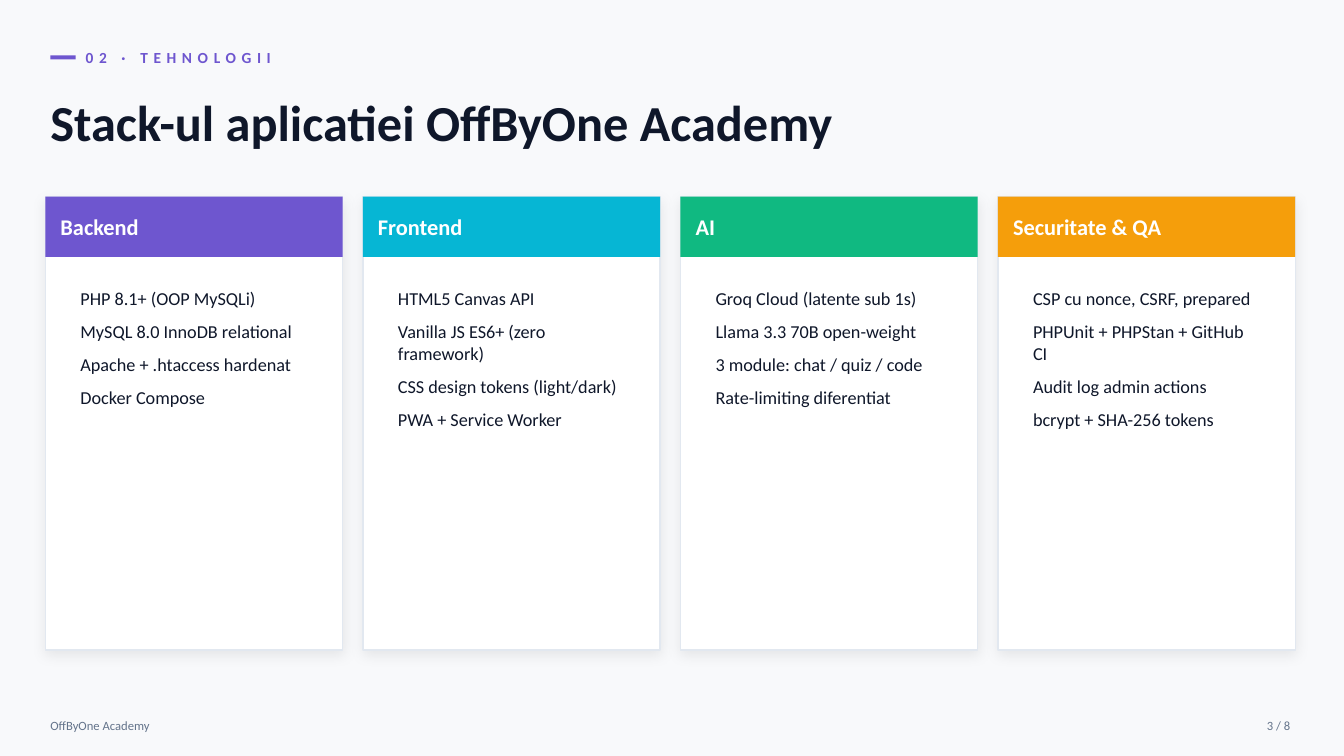
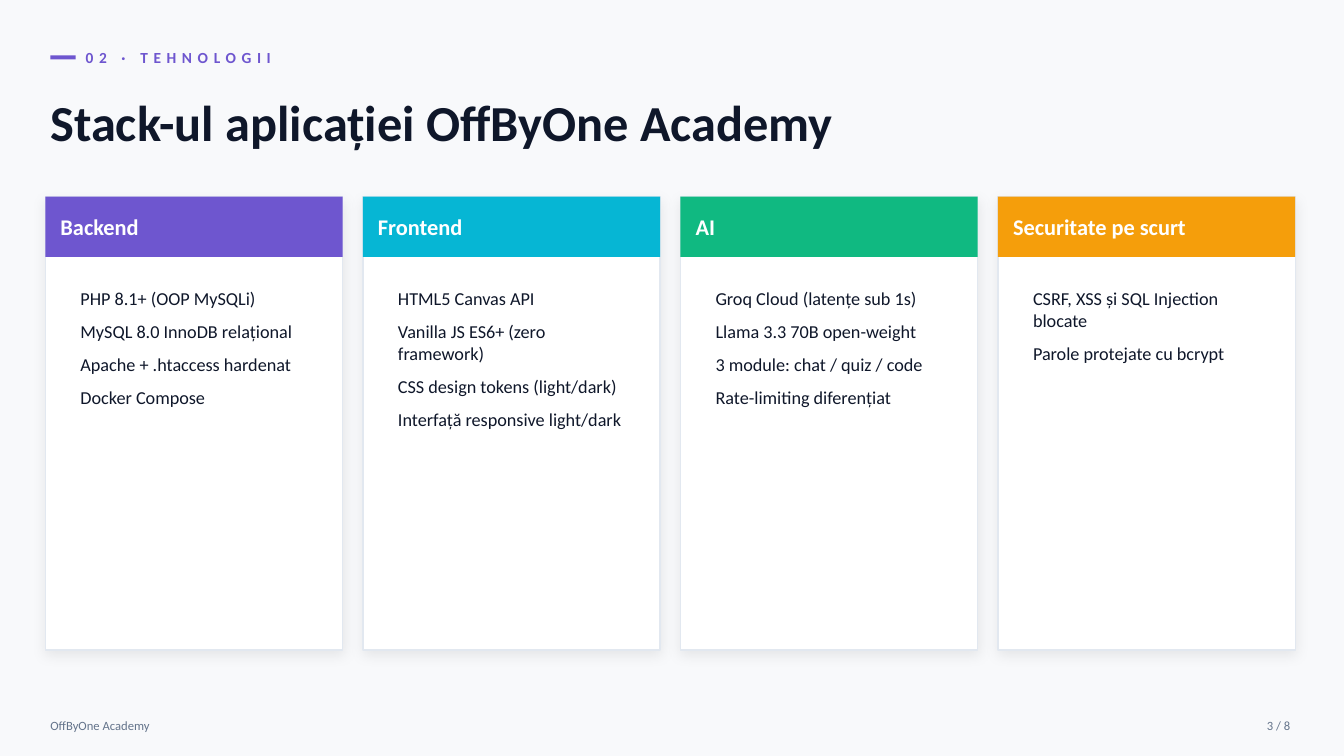
Before and after one commit to Sulf223/SImp, a slide deck: slide 3 of Prezentare_OffByOne_Scurta.pptx. Drawn at 1344x756 pixels with LibreOffice and Linux fonts; fonts in the diff are those of the drawing. Boxes give left, top, right and bottom in pixels: in the first picture for what was removed or moved away, otherwise in the second. Text is boxed around its words. In the diff, an @@ line names an element or a change of style, - is before the commit and + after.

```diff
--- a/Prezentare_OffByOne_Scurta.pptx
+++ b/Prezentare_OffByOne_Scurta.pptx
@@ text at bbox=[50, 105, 832, 151]: text changed @@
-Stack-ul aplicatiei OffByOne Academy
+Stack-ul aplicației OffByOne Academy
@@ text at bbox=[1013, 219, 1186, 239]: text changed @@
-Securitate & QA
+Securitate pe scurt
@@ text at bbox=[716, 292, 917, 309]: text changed @@
-Groq Cloud (latente sub 1s)
+Groq Cloud (latențe sub 1s)
@@ text at bbox=[1033, 292, 1224, 363]: text changed @@
-CSP cu nonce, CSRF, prepared
-PHPUnit + PHPStan + GitHub CI
-Audit log admin actions
-bcrypt + SHA-256 tokens
+CSRF, XSS și SQL Injection blocate
+Parole protejate cu bcrypt
@@ text at bbox=[80, 325, 292, 342]: text changed @@
-MySQL 8.0 InnoDB relational
+MySQL 8.0 InnoDB relațional
@@ text at bbox=[398, 413, 621, 430]: text changed @@
-PWA + Service Worker
+Interfață responsive light/dark
@@ text at bbox=[716, 391, 891, 408]: text changed @@
-Rate-limiting diferentiat
+Rate-limiting diferențiat
```
Also in this commit, not shown: 5 other slides changed, 1 slide added, 2 slides removed, 20 other files.
